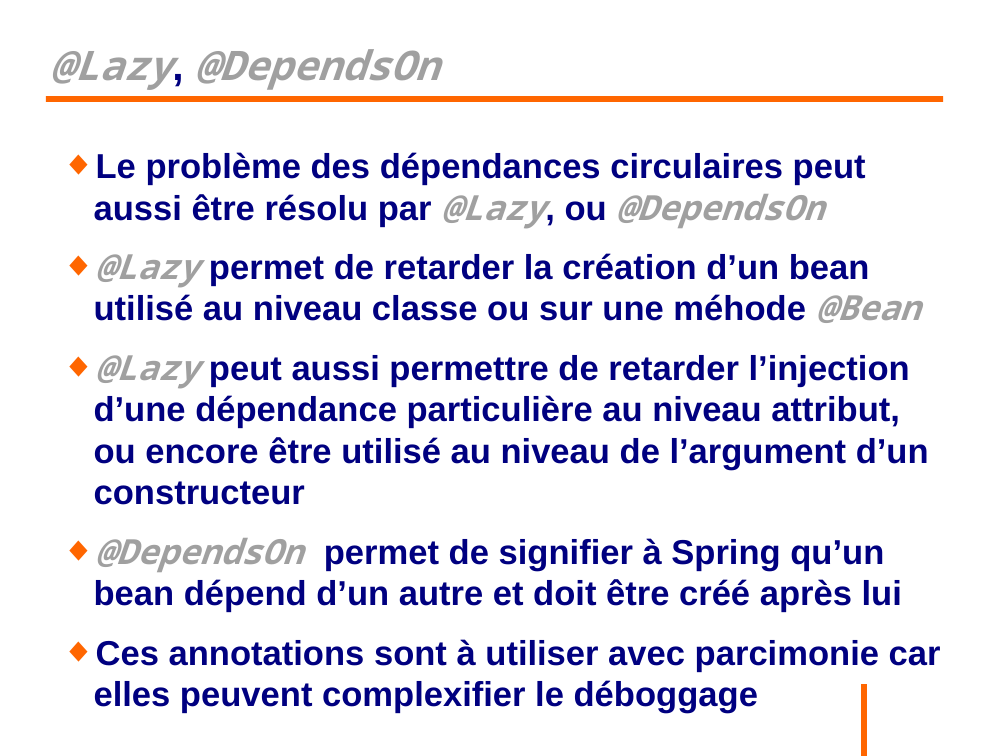
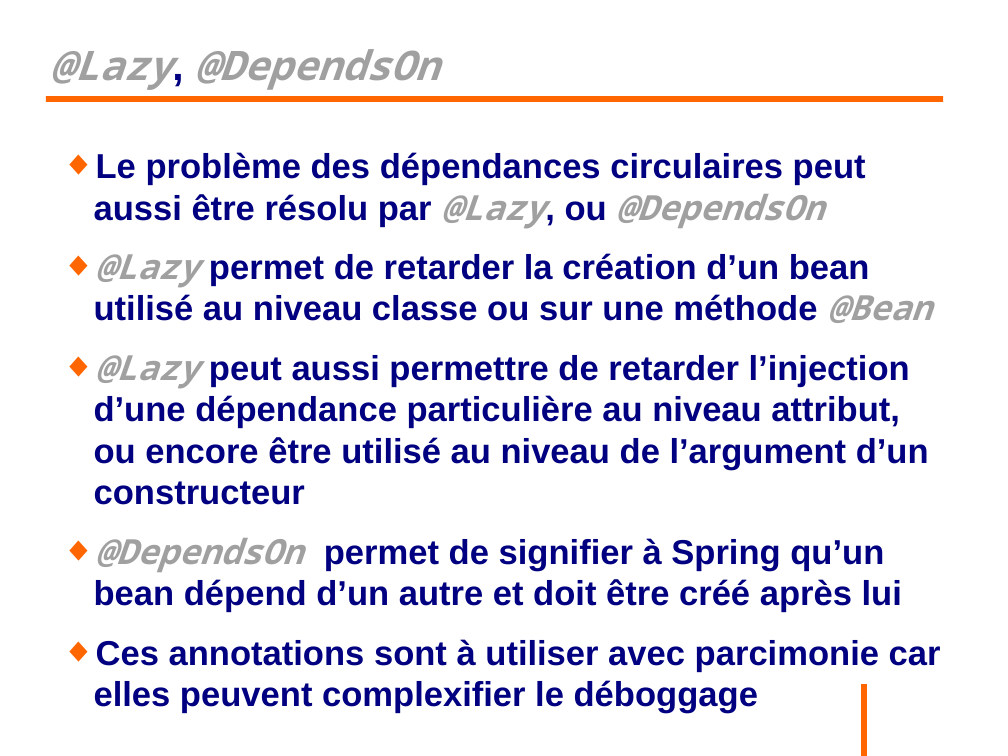
Before and after one commit to philphils/formation-spring, a slide deck: slide 104 of Documentation/diapo_formation_spring.odp. Drawn at 1008x756 pixels with LibreOffice and Linux fonts; fonts in the diff are those of the drawing; background and template pictures are left out. Boxes give left, top, right and bottom in pixels: in the first picture for what was removed or moved away, otherwise in the second. Text is boxed around its words. In the diff, an @@ line names an element or a change of style, - is before the commit and + after.

```diff
--- a/Documentation/diapo_formation_spring.odp
+++ b/Documentation/diapo_formation_spring.odp
@@ text at bbox=[94, 253, 932, 323]: text changed @@
-◆ @Lazy permet de retarder la création d’un bean utilisé au niveau classe ou sur une méhode @Bean
+◆ @Lazy permet de retarder la création d’un bean utilisé au niveau classe ou sur une méthode @Bean
```
Also in this commit, not shown: 23 other slides changed.
